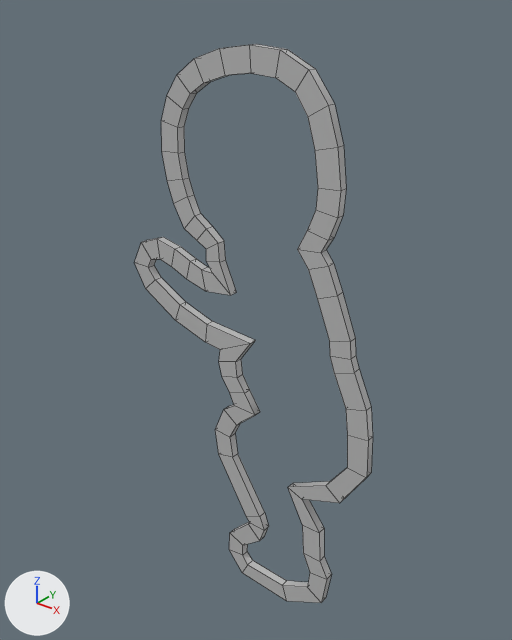
One commit to the FBX model Assets/MYgame/3DObj/Pose/Pose1_case.fbx: the scene before it, then after it.
Camera for both pictures: a camera (50 mm lens) standing at (1.58, -2.16, 2.86) and looking at (-0.21, 0.09, 1.47). Lighting does not change. The marker at lower left points along +X, +Y and +Z. Mesh edges are drawn as thin lines. Where no turn or scale is listed for an object, it has been applied to the vertices.

The first picture shows 'Pose1_case1'.
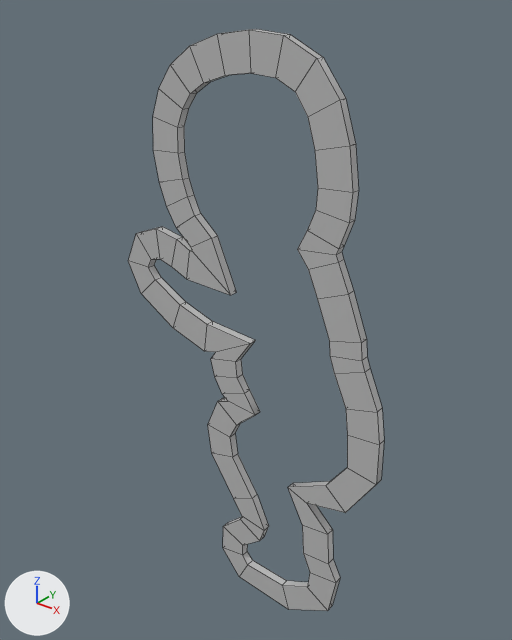
Where the newer file only moved an object's origin or applied its transform, the numbers keep the older frame.

Changed parts and their boxes (x1, y1, x2, y2) in the pictures (512 x 640 px):
'Pose1_case1', reshaped (8% wider): before (135, 44, 373, 603); after (128, 29, 384, 611)

What the commit changed:
me_mesh is used by ob_pose1_case1; location (-0.211, 0.0, 1.327).
me_mesh had 240 vertices, 240 faces and spanned x -0.67..0.67, y -0.02..0.02, z -1.31..1.31.
me_mesh now has 228 vertices, 228 faces and spans x -0.72..0.72, y -0.02..0.02, z -1.36..1.36.
Part 1, on me_mesh:
16 vertices are removed from x -0.23..-0.12, y -0.02..0.02, z 0.26..0.56.
23 faces are deleted.
10 vertices in x 0.45..0.64, y -0.02..0.02, z -0.93..0.99 move by (0.05, 0.0, 0.01).
8 vertices in x -0.67..-0.14, y -0.02..0.02, z -0.07..0.86 move by (-0.05, 0.0, 0.0).
6 vertices in x -0.38..-0.1, y -0.02..0.02, z -1.19..0.63 move by (-0.05, 0.0, -0.02).
6 vertices in x -0.43..0.04, y -0.02..0.02, z -0.95..0.99 move by (-0.05, 0.0, 0.01).
6 vertices in x -0.39..-0.11, y -0.02..0.02, z -0.32..1.18 move by (-0.04, 0.0, 0.03).
6 vertices in x -0.5..0.05, y -0.02..0.02, z 0.39..1.31 move by (0.0, 0.0, 0.05).
72 vertices move from x -0.61..0.67, y -0.02..0.02, z -1.31..1.3 to x -0.64..0.72, y -0.02..0.02, z -1.36..1.35.
4 vertices are added at (-0.16, -0.02, 0.52), (-0.16, 0.02, 0.52), (-0.28, -0.02, 0.44), (-0.28, 0.02, 0.44).
11 new faces join them.
